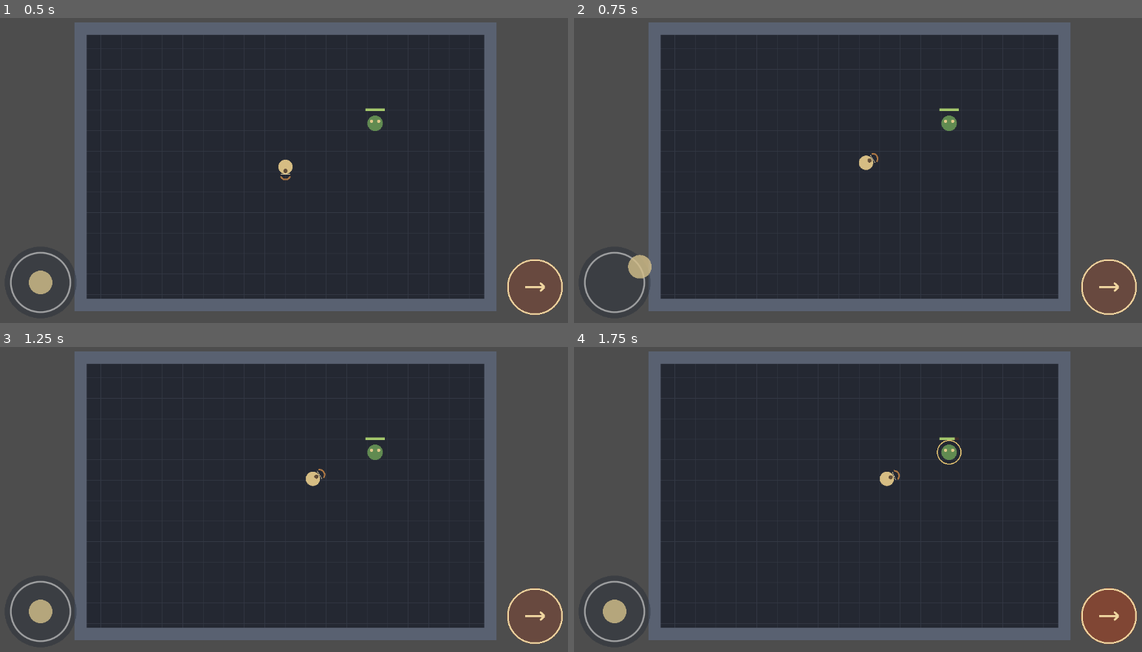
Above: before the commit, frames 1-4 (two rows, left to right).
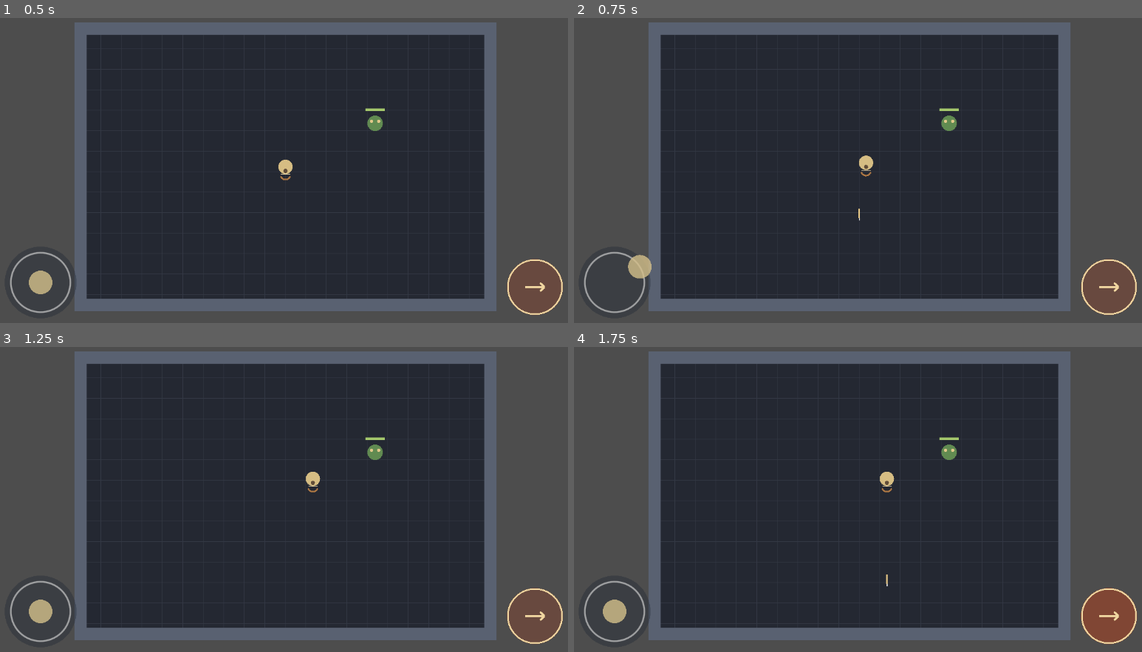
Above: after the commit, the same moments.

Repository: Jonty303/Project-Gauntlands
Game: Godot game, scene res://scenes/main.tscn
The game is run twice, just before and just after one commit, with the same random seed, the same clock (stepped at 60 frames per second) and the same inputs.
Inputs (mouse positions are in pixels of both pictures, inside the frame that each line leads up to):
- Up to frame 1 (0.5 s): no input
- Up to frame 2 (0.75 s): tap Enter at 0.5 s; drag from (613, 283) to (920, 94) at 0.52 s
- Up to frame 3 (1.25 s): no input
- Up to frame 4 (1.75 s): drag from (1107, 615) to (829, 563) at 1.27 s

Frame 1 is identical in both runs. In frame 2, less than 0.1% of the frame differs, in the area x 50-54%, y 44-67%; in frame 3, less than 0.1%; in frame 4, 0.1%, in the area x 54-69%, y 29-79%.

Commit message:
Bind attack to space mouse and gamepad

Diff:
--- a/project.godot
+++ b/project.godot
@@ -6,6 +6,10 @@
 config/features=PackedStringArray("4.5", "GL Compatibility")
 
 [input]
+attack={
+"deadzone": 0.2,
+"events": [Object(InputEventKey,"physical_keycode":32), Object(InputEventMouseButton,"button_index":1), Object(InputEventJoypadButton,"button_index":0)]
+}
 move_left={
 "deadzone": 0.2,
 "events": [Object(InputEventKey,"physical_keycode":65), Object(InputEventKey,"physical_keycode":4194319), Object(InputEventJoypadMotion,"axis":0,"axis_value":-1.0)]
